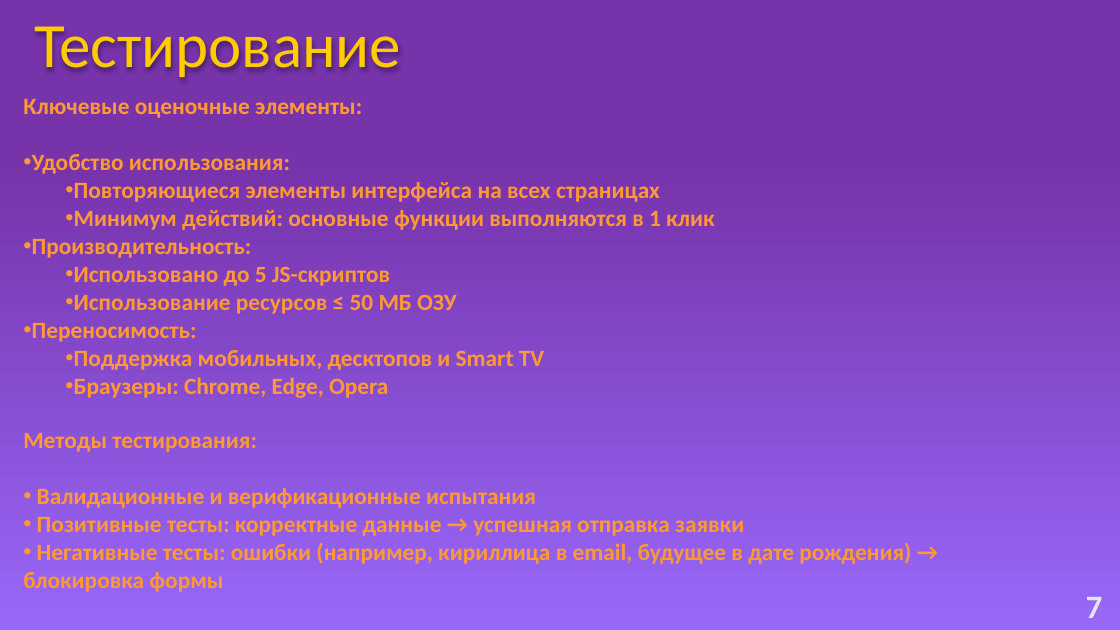
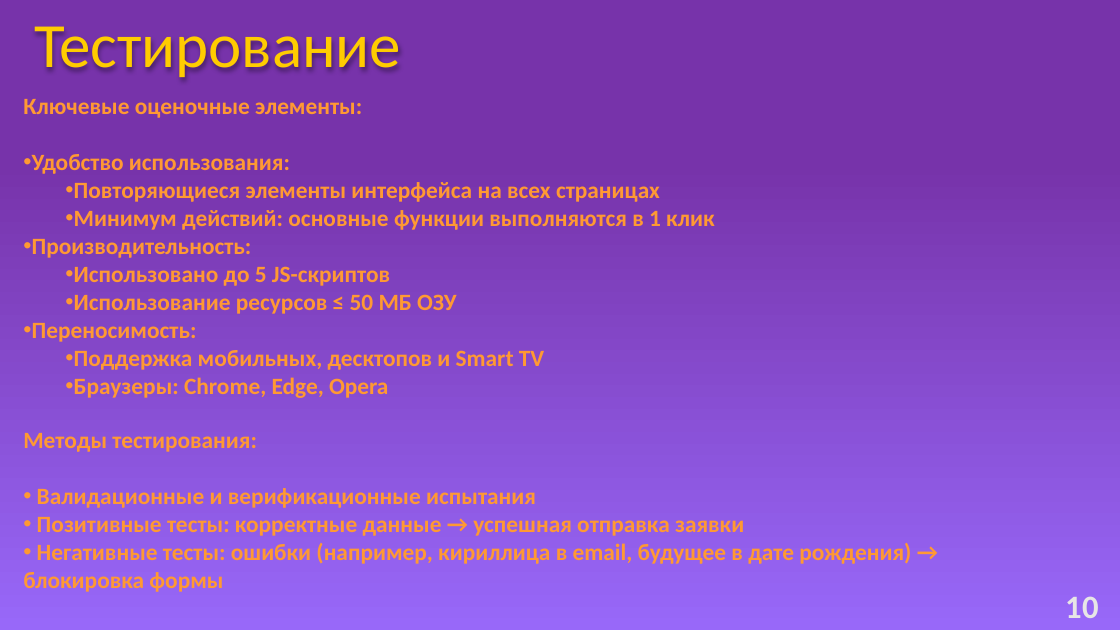
Before and after one commit to Baton4ik2007/Mdk, a slide deck: slide 10 of MDK.pptx (slide 7 before the commit). Drawn at 1120x630 pixels with LibreOffice and Linux fonts; fonts in the diff are those of the drawing. Boxes give left, top, right and bottom in pixels: in the first picture for what was removed or moved away, otherwise in the second. Text is boxed around its words. In the diff, an @@ line names an element or a change of style, - is before the commit and + after.

```diff
--- a/MDK.pptx
+++ b/MDK.pptx
@@ text at (x1=1065, y1=596, x2=1099, y2=618): text changed @@
-7
+10
```
Also in this commit, not shown: 6 other slides changed, 4 slides added, 1 slide removed.
